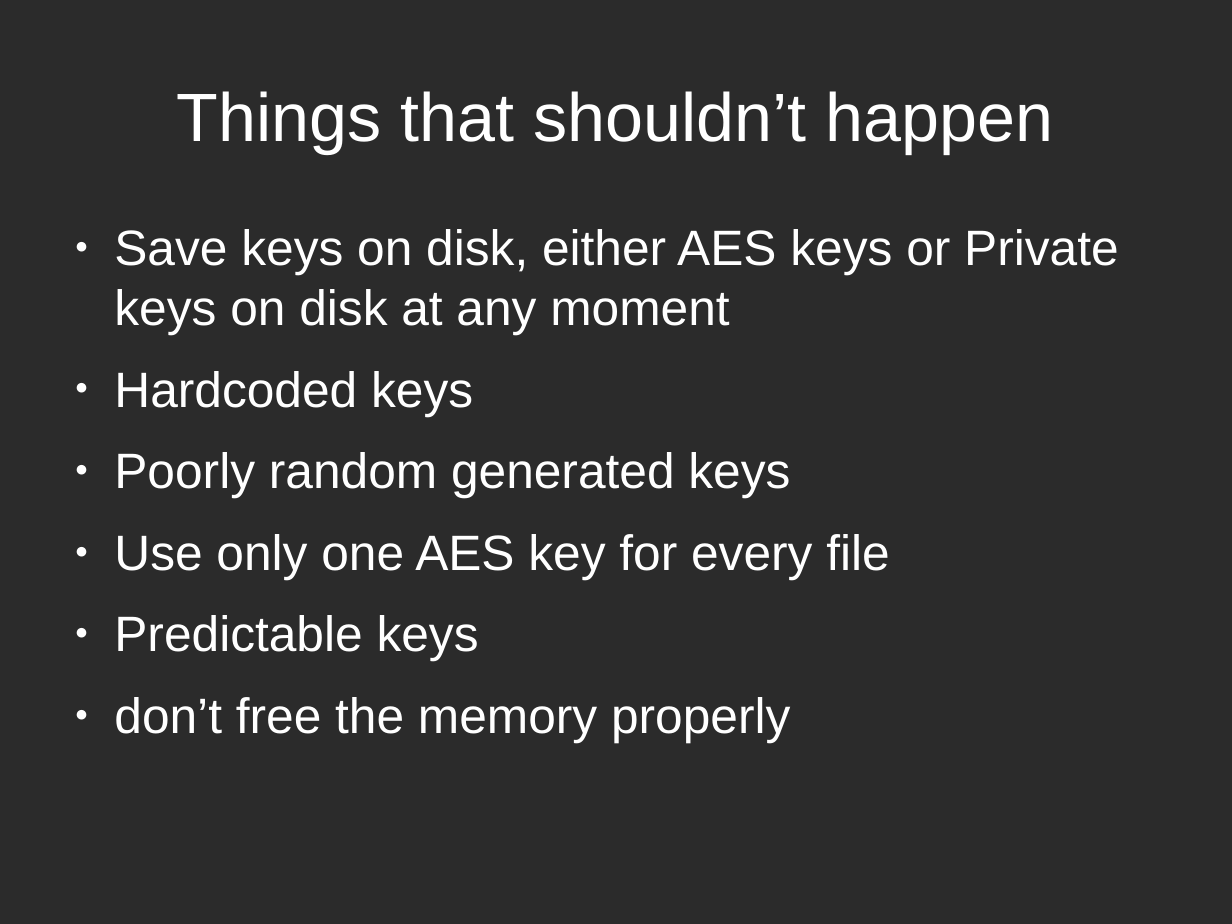
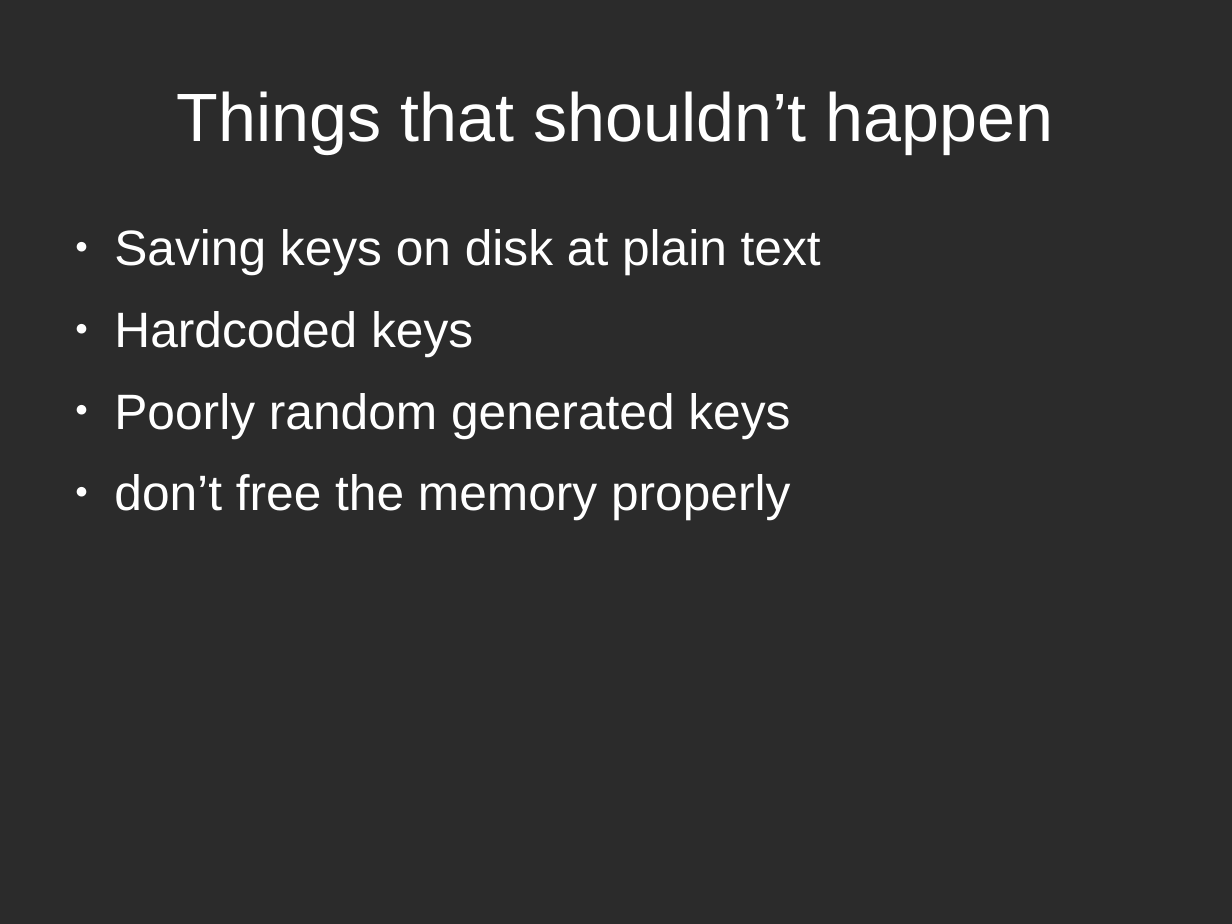
Before and after one commit to tarcisio-marinho/GonnaCry, a slide deck: slide 5 of Python/talk/na_beira_do_rio.odp (slide 3 before the commit). Drawn at 1232x924 pixels with LibreOffice and Linux fonts; fonts in the diff are those of the drawing; background and template pictures are left out; a plain dark background stands for a picture behind light text. Boxes give left, top, right and bottom in pixels: in the first picture for what was removed or moved away, otherwise in the second. Text is boxed around its words. In the diff, an @@ line names an element or a change of style, - is before the commit and + after.

Commit message:
updating slide

```diff
--- a/Python/talk/na_beira_do_rio.odp
+++ b/Python/talk/na_beira_do_rio.odp
@@ text at (114,229,821,275): text changed @@
-● Save keys on disk, either AES keys or Private keys on disk at any moment
+● Saving keys on disk at plain text
@@ text at (114,534,889,661): paragraphs removed @@
-● Use only one AES key for every file
-● Predictable keys
```
Also in this commit, not shown: 1 other slide changed, 2 slides added, 11 slides removed, 4 other files.
